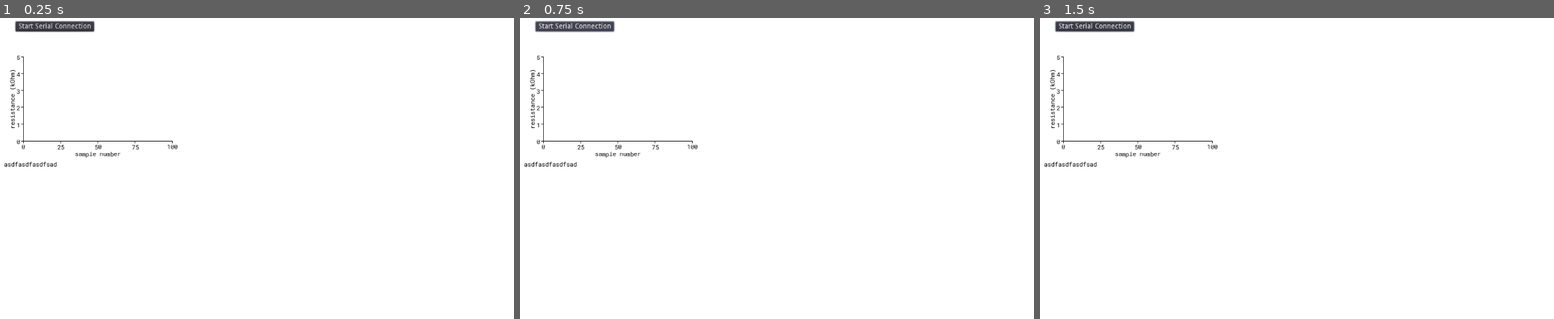
Above: before the commit, frames 1-3 (left to right).
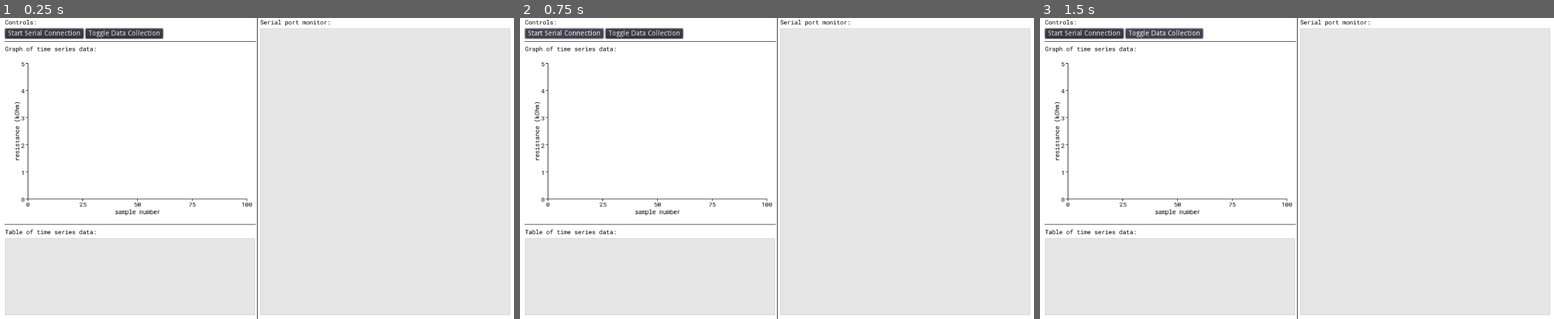
Above: after the commit, the same moments.

Repository: AlnisS/phys-427
Game: Godot game, scene res://main.tscn
Two runs of this game, one before a commit and one after it. Both use one fixed random seed, a clock stepped at 60 frames per second and the inputs below.
Inputs (mouse positions are in pixels of both pictures, inside the frame that each line leads up to):
- Up to frame 1 (0.25 s): no input
- Up to frame 2 (0.75 s): click "Start Serial Connection" at 0.5 s
- Up to frame 3 (1.5 s): click (1163, 33) at 1.25 s, where only the run after the commit has a clickable "Toggle Data Collection"

The runs differ from the first frame. In frame 1, 62% of the frame differs, in the area x 0-100%, y 0-100%; in frame 2, 62%; in frame 3, 62%.
Error before the commit: Attempt to call function 'start' in base 'null instance' on a null instance. (res://main.gd:62)
Error after the commit: Attempt to call function 'start' in base 'null instance' on a null instance. (res://main.gd:63)

Commit message:
More GoPIP UI work

Diff:
--- a/gopip/main.gd
+++ b/gopip/main.gd
@@ -7,6 +7,7 @@
 
 var data_loop: PoolVector2Array
 var data_loop_i := 0
+var data_all_i := 0
 
 func _ready():
 	data_loop = PoolVector2Array()
@@ -62,12 +63,23 @@
 	JavaScript.get_interface("godotWebSerialInterface").start(_new_serial_data)
 
 
+var data_collection_paused = false
+
 func new_serial_data(args: Array):
 	var data: String = args[0]
+	$"%SerialPortMonitorLabel".text += data + "\n"
+	if data_collection_paused:
+		return
+
 	var number = data.substr(1).to_float() / 1000.0
-	print(number)
 	data_loop[data_loop_i] = Vector2(data_loop_i, number)
 	data_loop_i += 1
+	data_all_i += 1
 	if data_loop_i >= N:
 		data_loop_i = 0
-	$Graph2D.data = data_loop
+	$"%Graph2D".data = data_loop
+	$"%TableValueLabel".text += str(data_all_i) + "," + str(number) + "\n"
+
+
+func _on_PauseDataCollection_pressed():
+	data_collection_paused = not data_collection_paused
--- a/gopip/main.tscn
+++ b/gopip/main.tscn
@@ -1,37 +1,189 @@
-[gd_scene load_steps=4 format=2]
+[gd_scene load_steps=9 format=2]
 
 [ext_resource path="res://main.gd" type="Script" id=1]
 [ext_resource path="res://ui/nodes/graph_2d/graph_2d.tscn" type="PackedScene" id=2]
 [ext_resource path="res://ui/nodes/graph_2d/graph_2d_font.tres" type="DynamicFont" id=3]
 
+[sub_resource type="StyleBoxEmpty" id=5]
+
+[sub_resource type="StyleBoxLine" id=1]
+
+[sub_resource type="StyleBoxFlat" id=3]
+bg_color = Color( 0.9, 0.9, 0.9, 1 )
+border_width_left = 1
+border_width_top = 1
+border_width_right = 1
+border_width_bottom = 1
+
+[sub_resource type="StyleBoxEmpty" id=4]
+
+[sub_resource type="StyleBoxLine" id=2]
+vertical = true
+
 [node name="Main" type="Spatial"]
 script = ExtResource( 1 )
 
-[node name="StartSerialButton" type="Button" parent="."]
-margin_left = 31.0
-margin_top = 7.0
-margin_right = 187.0
-margin_bottom = 27.0
+[node name="HBoxContainer" type="HBoxContainer" parent="."]
+anchor_right = 1.0
+anchor_bottom = 1.0
+custom_constants/separation = 0
+alignment = 1
+
+[node name="VSeparator3" type="VSeparator" parent="HBoxContainer"]
+margin_right = 10.0
+margin_bottom = 600.0
+rect_min_size = Vector2( 10, 0 )
+custom_constants/separation = 0
+custom_styles/separator = SubResource( 5 )
+
+[node name="VBoxContainer" type="VBoxContainer" parent="HBoxContainer"]
+margin_left = 10.0
+margin_right = 507.0
+margin_bottom = 600.0
+size_flags_horizontal = 3
+
+[node name="ControlsLabel" type="Label" parent="HBoxContainer/VBoxContainer"]
+margin_right = 497.0
+margin_bottom = 17.0
+custom_colors/font_color = Color( 0, 0, 0, 1 )
+custom_fonts/font = ExtResource( 3 )
+text = "Controls:"
+
+[node name="HBoxContainer" type="HBoxContainer" parent="HBoxContainer/VBoxContainer"]
+margin_top = 21.0
+margin_right = 497.0
+margin_bottom = 41.0
+
+[node name="StartSerialButton" type="Button" parent="HBoxContainer/VBoxContainer/HBoxContainer"]
+margin_right = 156.0
+margin_bottom = 20.0
 text = "Start Serial Connection"
 
-[node name="Graph2D" parent="." instance=ExtResource( 2 )]
-margin_left = 17.0
-margin_top = 77.0
-margin_right = 343.0
-margin_bottom = 275.0
+[node name="PauseDataCollection" type="Button" parent="HBoxContainer/VBoxContainer/HBoxContainer"]
+margin_left = 160.0
+margin_right = 314.0
+margin_bottom = 20.0
+text = "Toggle Data Collection"
+
+[node name="HSeparator" type="HSeparator" parent="HBoxContainer/VBoxContainer"]
+margin_top = 45.0
+margin_right = 497.0
+margin_bottom = 49.0
+custom_styles/separator = SubResource( 1 )
+
+[node name="GraphLabel" type="Label" parent="HBoxContainer/VBoxContainer"]
+margin_top = 53.0
+margin_right = 497.0
+margin_bottom = 70.0
+custom_colors/font_color = Color( 0, 0, 0, 1 )
+custom_fonts/font = ExtResource( 3 )
+text = "Graph of time series data:"
+
+[node name="MarginContainer" type="MarginContainer" parent="HBoxContainer/VBoxContainer"]
+margin_top = 74.0
+margin_right = 497.0
+margin_bottom = 406.0
+custom_constants/margin_right = 16
+custom_constants/margin_top = 16
+custom_constants/margin_left = 16
+custom_constants/margin_bottom = 16
+
+[node name="Graph2D" parent="HBoxContainer/VBoxContainer/MarginContainer" instance=ExtResource( 2 )]
+unique_name_in_owner = true
+margin_left = 16.0
+margin_top = 16.0
+margin_right = 481.0
+margin_bottom = 316.0
+rect_min_size = Vector2( 50, 300 )
 xmax = 100.0
 ymin = 0.0
 ymax = 5.0
 xlabel = "sample number"
 ylabel = "resistance (kOhm)"
 
-[node name="Label" type="Label" parent="."]
-margin_left = 8.0
-margin_top = 283.0
-margin_right = 113.0
-margin_bottom = 300.0
+[node name="HSeparator2" type="HSeparator" parent="HBoxContainer/VBoxContainer"]
+margin_top = 410.0
+margin_right = 497.0
+margin_bottom = 414.0
+custom_styles/separator = SubResource( 1 )
+
+[node name="TableLabel" type="Label" parent="HBoxContainer/VBoxContainer"]
+margin_top = 418.0
+margin_right = 497.0
+margin_bottom = 435.0
 custom_colors/font_color = Color( 0, 0, 0, 1 )
 custom_fonts/font = ExtResource( 3 )
-text = "asdfasdfasdfsad"
+text = "Table of time series data:"
 
-[connection signal="pressed" from="StartSerialButton" to="." method="_on_StartSerialButton_pressed"]
+[node name="TableValueLabel" type="RichTextLabel" parent="HBoxContainer/VBoxContainer"]
+unique_name_in_owner = true
+margin_top = 439.0
+margin_right = 497.0
+margin_bottom = 592.0
+focus_mode = 2
+size_flags_vertical = 3
+custom_colors/default_color = Color( 0, 0, 0, 1 )
+custom_fonts/normal_font = ExtResource( 3 )
+custom_styles/normal = SubResource( 3 )
+scroll_following = true
+selection_enabled = true
+
+[node name="HSeparator3" type="HSeparator" parent="HBoxContainer/VBoxContainer"]
+margin_top = 596.0
+margin_right = 497.0
+margin_bottom = 600.0
+rect_pivot_offset = Vector2( -486, -186 )
+custom_constants/separation = 4
+custom_styles/separator = SubResource( 4 )
+
+[node name="VSeparator" type="VSeparator" parent="HBoxContainer"]
+margin_left = 507.0
+margin_right = 517.0
+margin_bottom = 600.0
+rect_min_size = Vector2( 10, 0 )
+custom_styles/separator = SubResource( 2 )
+
+[node name="VBoxContainer2" type="VBoxContainer" parent="HBoxContainer"]
+margin_left = 517.0
+margin_right = 1014.0
+margin_bottom = 600.0
+size_flags_horizontal = 3
+
+[node name="SerialOutputLabel" type="Label" parent="HBoxContainer/VBoxContainer2"]
+margin_right = 497.0
+margin_bottom = 17.0
+custom_colors/font_color = Color( 0, 0, 0, 1 )
+custom_fonts/font = ExtResource( 3 )
+text = "Serial port monitor:"
+
+[node name="SerialPortMonitorLabel" type="RichTextLabel" parent="HBoxContainer/VBoxContainer2"]
+unique_name_in_owner = true
+margin_top = 21.0
+margin_right = 497.0
+margin_bottom = 592.0
+focus_mode = 2
+size_flags_vertical = 7
+custom_colors/default_color = Color( 0, 0, 0, 1 )
+custom_fonts/normal_font = ExtResource( 3 )
+custom_styles/normal = SubResource( 3 )
+scroll_following = true
+selection_enabled = true
+
+[node name="HSeparator3" type="HSeparator" parent="HBoxContainer/VBoxContainer2"]
+margin_top = 596.0
+margin_right = 497.0
+margin_bottom = 600.0
+rect_pivot_offset = Vector2( -486, -186 )
+custom_constants/separation = 4
+custom_styles/separator = SubResource( 4 )
+
+[node name="VSeparator2" type="VSeparator" parent="HBoxContainer"]
+margin_left = 1014.0
+margin_right = 1024.0
+margin_bottom = 600.0
+rect_min_size = Vector2( 10, 0 )
+custom_constants/separation = 0
+custom_styles/separator = SubResource( 5 )
+
+[connection signal="pressed" from="HBoxContainer/VBoxContainer/HBoxContainer/StartSerialButton" to="." method="_on_StartSerialButton_pressed"]
+[connection signal="pressed" from="HBoxContainer/VBoxContainer/HBoxContainer/PauseDataCollection" to="." method="_on_PauseDataCollection_pressed"]
